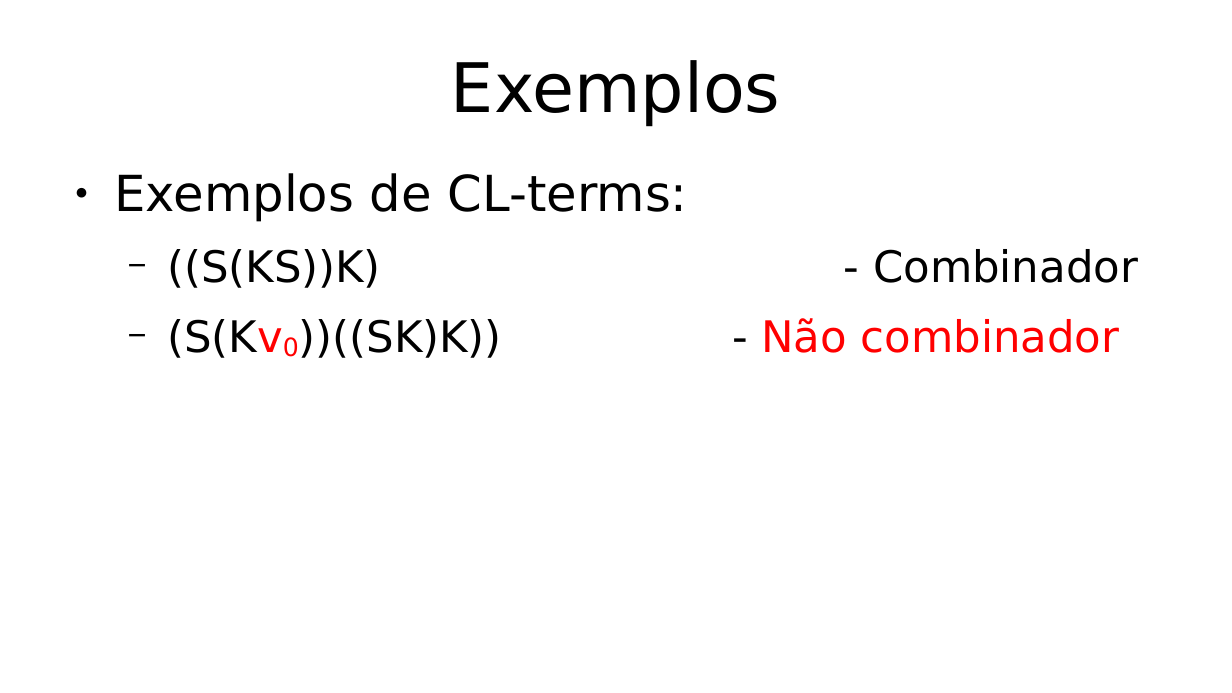
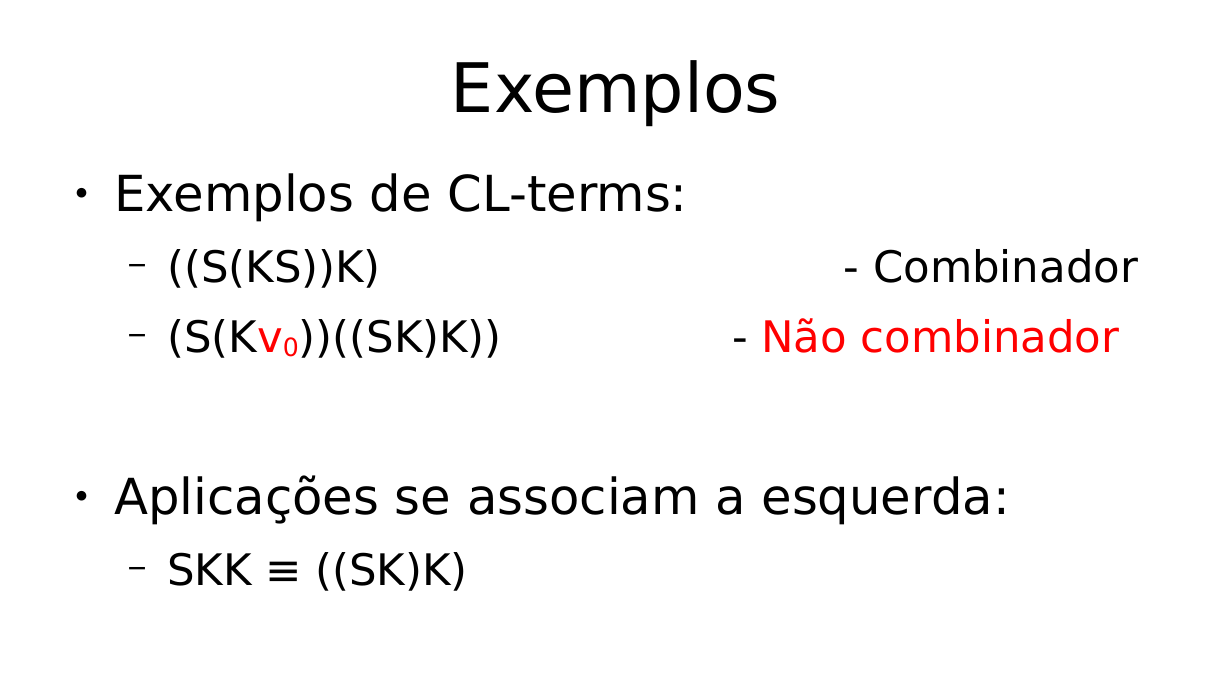
Before and after one commit to hlah/teoria_da_computacao, a slide deck: slide 8 of pesquisa/slides.odp (slide 7 before the commit). Drawn at 1232x693 pixels with LibreOffice and Linux fonts; fonts in the diff are those of the drawing. Boxes give left, top, right and bottom in pixels: in the first picture for what was removed or moved away, otherwise in the second. Text is boxed around its words. In the diff, an @@ line names an element or a change of style, - is before the commit and + after.

```diff
--- a/pesquisa/slides.odp
+++ b/pesquisa/slides.odp
@@ text at [114,475,1010,591]: paragraphs added @@
+● Aplicações se associam a esquerda:
+  − SKK ≡ ((SK)K)
```
Also in this commit, not shown: 3 other slides changed, 2 slides added, 1 slide removed.
